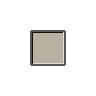
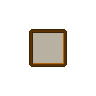
Layers edited between the first and the second 96×96 image:
renamed "Background" to "Border", moved it above "Window", painted on it over [29, 29, 67, 67]
